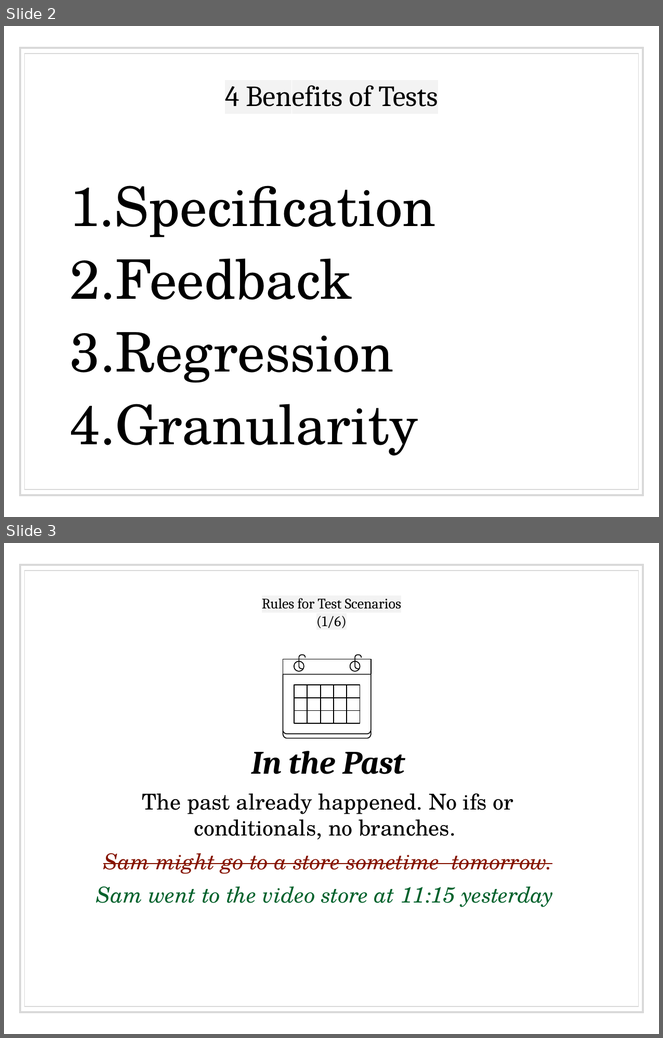
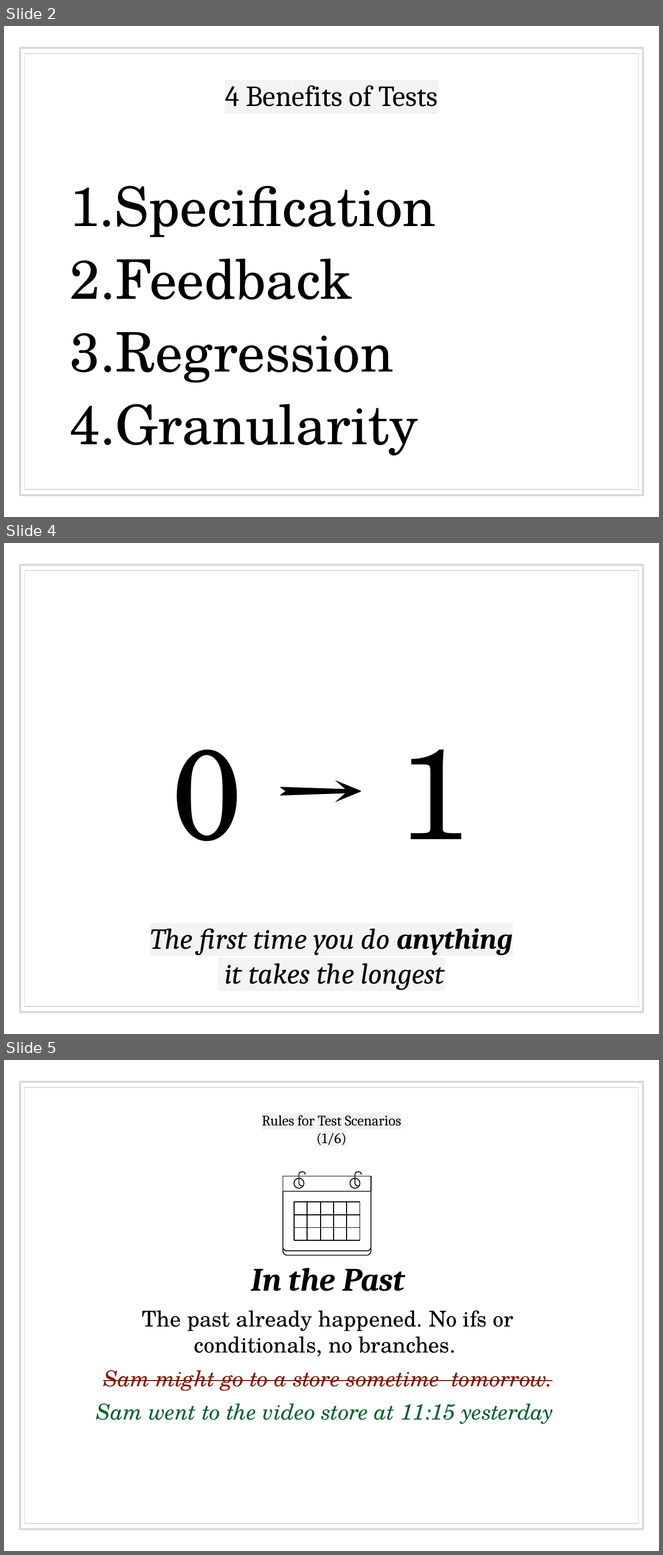
Before and after one commit to isidore/TestDrivenDevelopmentClass.Slides, a slide deck: Printouts.pptx. Shown one above the other, each under a label of ours: slides 2 and 3 before the commit, slides 2, 4 and 5 after it; the slides between them are not shown. The pictures are 663x1038 and 663x1555 pixels, drawn with LibreOffice and Linux fonts; fonts in the diff are those of the drawing. Boxes give left, top, right and bottom in pixels: in the first picture for what was removed or moved away, otherwise in the second. Text is boxed around its words. In the diff, an @@ line names an element or a change of style, - is before the commit and + after.

```diff
--- a/Printouts.pptx
+++ b/Printouts.pptx
@@ slide 4 added at (x1=4, y1=543, x2=659, y2=1034), background #FFFFFF; not listed: 2 template elements that a slide beside it also shows @@
@@ text added at (x1=171, y1=749, x2=469, y2=841), 140 pt, text #000000 @@
+0 → 1
@@ title added at (x1=150, y1=928, x2=513, y2=991), 32 pt, text #000000, italic @@
+The first time you do anything
+it takes the longest
@@ what was slide 3 is now slide 5 @@
```
Also in this commit, not shown: 1 other slide added, 1 other file.
